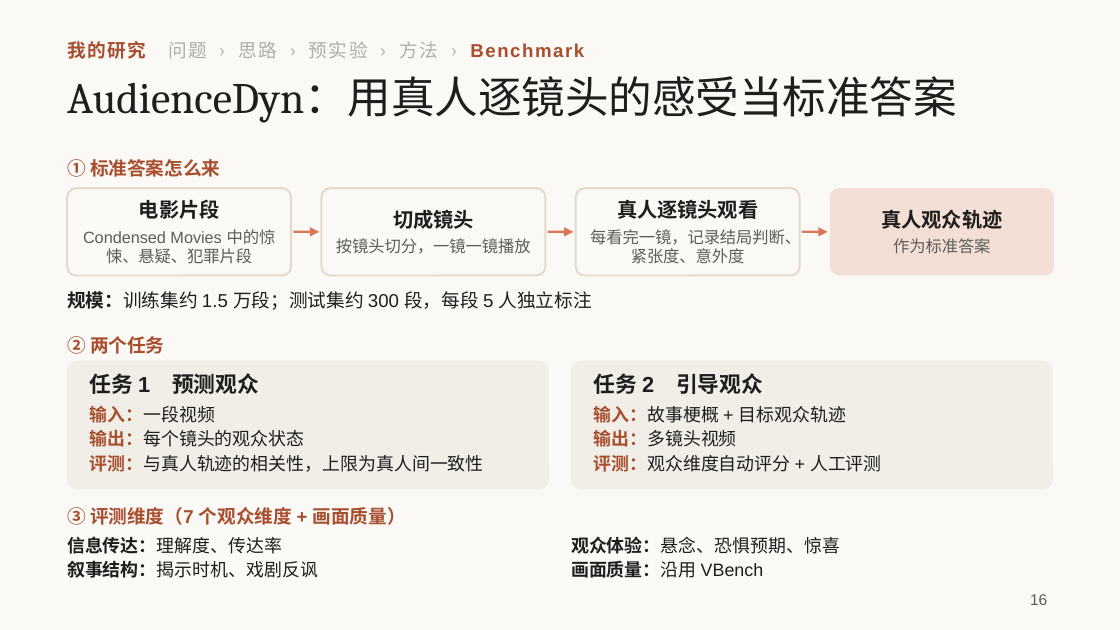
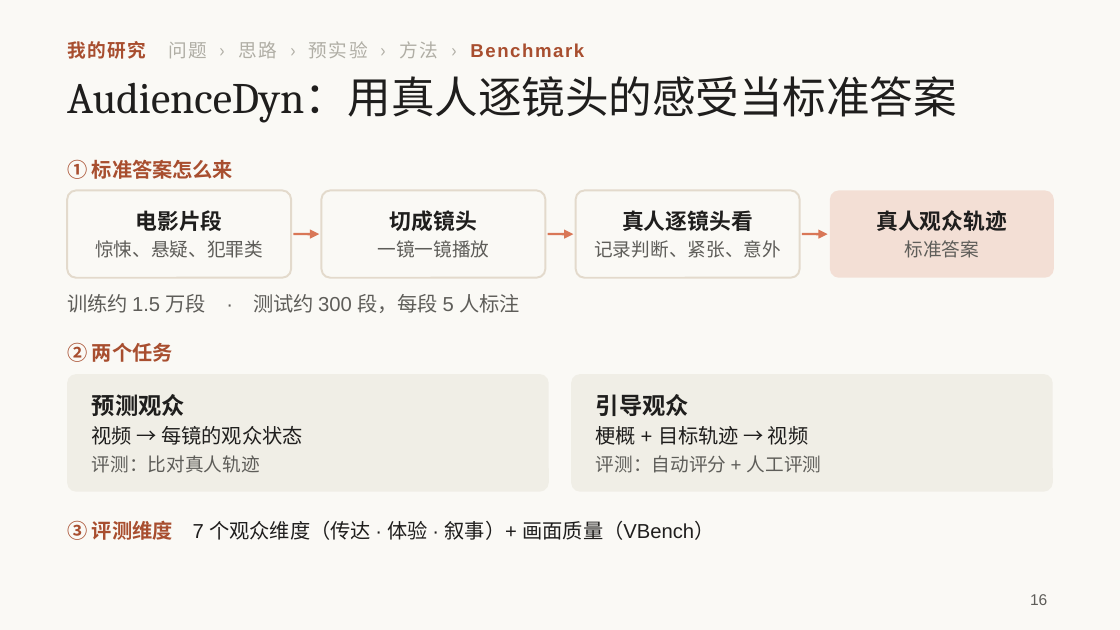
Before and after one commit to irving-2222/ICML, a slide deck: slide 16 of talk/研究分享_从多智能体协作到自进化.pptx. Drawn at 1120x630 pixels with LibreOffice and Linux fonts; fonts in the diff are those of the drawing. Boxes give left, top, right and bottom in pixels: in the first picture for what was removed or moved away, otherwise in the second. Text is boxed around its words. In the diff, an @@ line names an element or a change of style, - is before the commit and + after.

```diff
--- a/talk/研究分享_从多智能体协作到自进化.pptx
+++ b/talk/研究分享_从多智能体协作到自进化.pptx
@@ text "① 标准答案怎么来" at [67, 159, 233, 179]: size 12 to 13 pt @@
@@ text at [136, 210, 223, 231]: size 13 to 14 pt in "电影片段" @@
@@ text at [390, 210, 477, 231]: size 13 to 14 pt in "切成镜头" @@
@@ text at [594, 210, 781, 258]: text changed; size 10.5 to 12 pt @@
-真人逐镜头观看
-每看完一镜，记录结局判断、紧张度、意外度
+真人逐镜头看
+记录判断、紧张、意外
@@ text at [876, 210, 1007, 231]: size 13 to 14 pt in "真人观众轨迹" @@
@@ text at [95, 240, 263, 258]: text changed; size 10.5 to 12 pt @@
-Condensed Movies 中的惊悚、悬疑、犯罪片段
+惊悚、悬疑、犯罪类
@@ text at [377, 240, 489, 258]: text changed; size 10.5 to 12 pt @@
-按镜头切分，一镜一镜播放
+一镜一镜播放
@@ text at [905, 240, 980, 258]: text changed; size 10.5 to 12 pt @@
-作为标准答案
+标准答案
@@ text at [67, 294, 520, 313]: text changed; size 12 to 13 pt; text colour #1F1E1D to #5E5D59 @@
-规模：训练集约 1.5 万段；测试集约 300 段，每段 5 人独立标注
+训练约 1.5 万段 · 测试约 300 段，每段 5 人标注
@@ text "② 两个任务" at [67, 342, 173, 362]: size 12 to 13 pt @@
@@ rounded rectangle: place and size @@
-rounded rectangle at [67, 361, 549, 489]
+rounded rectangle at [67, 374, 549, 492]
@@ rounded rectangle at [67, 374, 549, 492]: proportions changed @@
@@ rounded rectangle at [571, 374, 1053, 492]: proportions changed @@
@@ rounded rectangle: place and size @@
-rounded rectangle at [571, 361, 1053, 489]
+rounded rectangle at [571, 374, 1053, 492]
@@ text removed at [594, 373, 763, 394] @@
-任务 2 引导观众
@@ text "引导观众" at [596, 394, 822, 473]: vertical alignment top to middle @@
@@ text removed at [90, 406, 484, 472] @@
-输入：一段视频
-输出：每个镜头的观众状态
-评测：与真人轨迹的相关性，上限为真人间一致性
@@ text at [92, 394, 739, 445]: text changed; size 14 to 13 pt; bold off @@
-任务 1 预测观众
+预测观众
+视频 → 每镜的观众状态
+评测：比对真人轨迹
@@ text at [596, 394, 822, 473]: text changed; size 11.5 to 12 pt @@
-输入：故事梗概 + 目标观众轨迹
-输出：多镜头视频
-评测：观众维度自动评分 + 人工评测
+引导观众
+梗概 + 目标轨迹 → 视频
+评测：自动评分 + 人工评测
@@ text at [67, 520, 715, 540]: text changed; size 12 to 13 pt; text colour #A84E2F to #1F1E1D; bold off @@
-③ 评测维度（7 个观众维度 + 画面质量）
+③ 评测维度 7 个观众维度（传达 · 体验 · 叙事）+ 画面质量（VBench）
@@ text removed at [67, 536, 318, 578] @@
-信息传达：理解度、传达率
-叙事结构：揭示时机、戏剧反讽
@@ text removed at [571, 536, 840, 578] @@
-观众体验：悬念、恐惧预期、惊喜
-画面质量：沿用 VBench
```
Also in this commit, not shown: 4 other slides changed.
